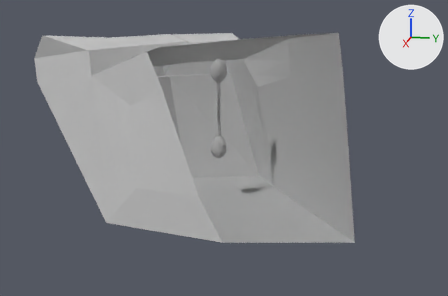
What one commit did to the FBX model Assets/Models/Q-Tip.FBX.
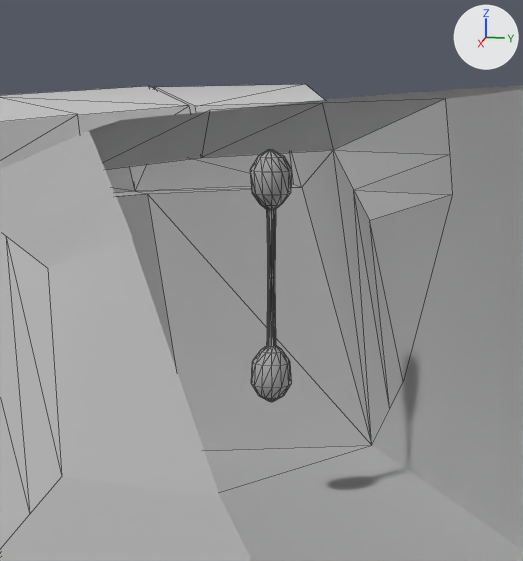
Each version is shown whole from a 50 mm lens placed at (0.382, 0.0798, 0.0705), pointed at (0.0055, 0.0045, -0.0236), then close up on the part from 25% to 71% of the width and 0% to 75% of the height. Arrows for +X, +Y and +Z are at upper right; the lights stay in place. The close-ups show mesh edges as thin lines. Everything nearer to the camera than a plane just in front of the edit is cut away. Where no turn or scale is listed for an object, it has been applied to the vertices.

Objects in the first close-up: 'Line001', 'Pie'.
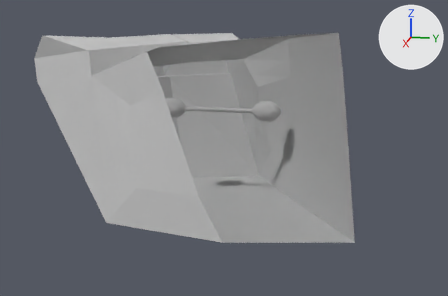
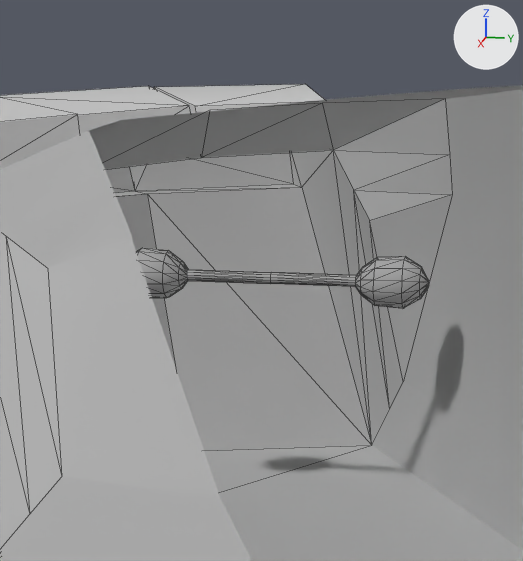
Boxes [x1, y1, x2, y2] around the edits, measured in the close-ups (523 x 561 px):
'Q-Tip', added
    after: [136, 248, 429, 309]
'Line001', deleted
    before: [250, 150, 292, 401]

Edits to the bpy script that builds the scene:
```text
Add me_mesh_001_1:
    me_mesh_001_1.from_pydata(...)  # 169 vertices, 334 faces; spans x -0.0064..0.0064, y -0.0396..0.0396, z -0.0064..0.0064
    me_mesh_001_1.materials.append(mat_material__25)  # its picture is missing
Remove ob_line001:
    ob_line001 = bpy.data.objects.new('Line001', me_mesh_001)
    ob_line001.location = (0.0, 0.0, 0.0)
Add ob_q_tip:
    ob_q_tip = bpy.data.objects.new('Q-Tip', me_mesh_001_1)
    ob_q_tip.location = (0.0, 0.0, 0.0)
```
